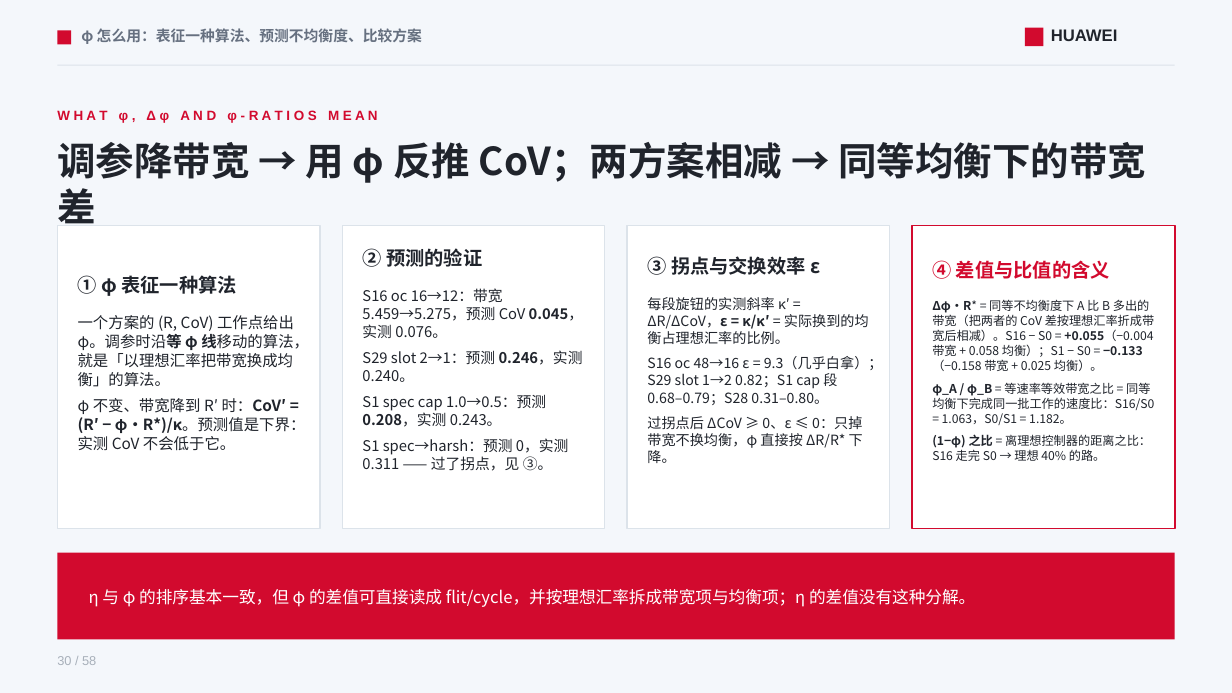
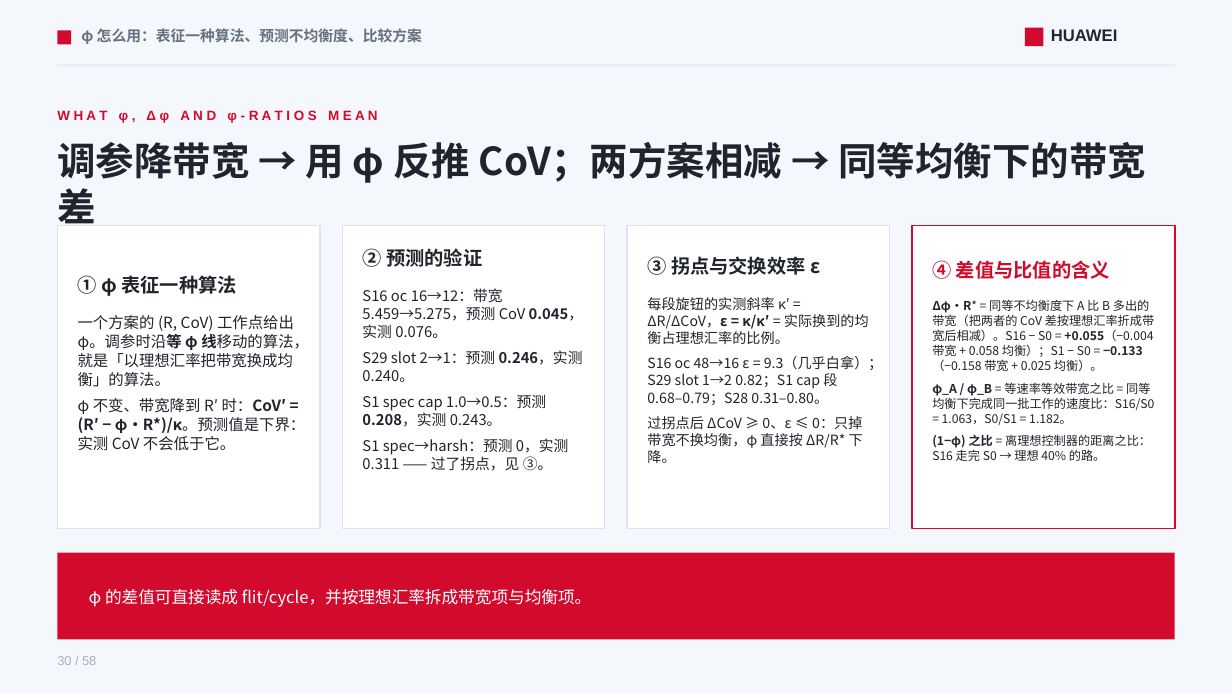
Before and after one commit to lukebest/booksim2, a slide deck: slide 30 of ppt/ring2-write-fairness.pptx. Drawn at 1232x693 pixels with LibreOffice and Linux fonts; fonts in the diff are those of the drawing. Boxes give left, top, right and bottom in pixels: in the first picture for what was removed or moved away, otherwise in the second. Text is boxed around its words. In the diff, an @@ line names an element or a change of style, - is before the commit and + after.

```diff
--- a/ppt/ring2-write-fairness.pptx
+++ b/ppt/ring2-write-fairness.pptx
@@ text at (89, 589, 592, 607): text changed @@
-η 与 φ 的排序基本一致，但 φ 的差值可直接读成 flit/cycle，并按理想汇率拆成带宽项与均衡项；η 的差值没有这种分解。
+φ 的差值可直接读成 flit/cycle，并按理想汇率拆成带宽项与均衡项。
```
Also in this commit, not shown: 2 other slides changed, 1 slide added, 1 slide removed, 6 other files.
